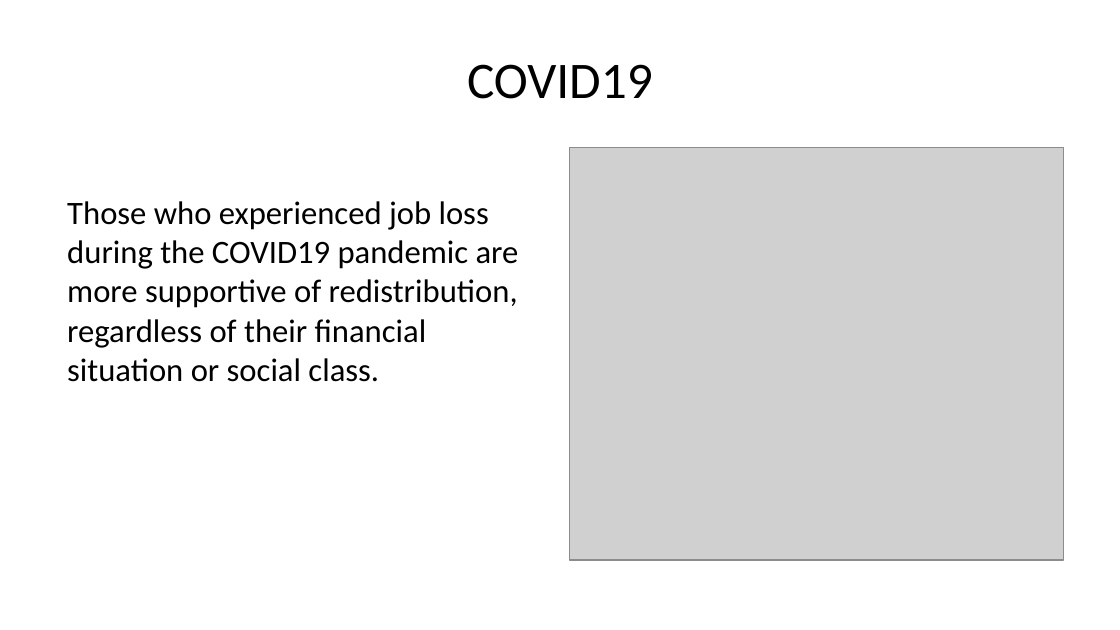
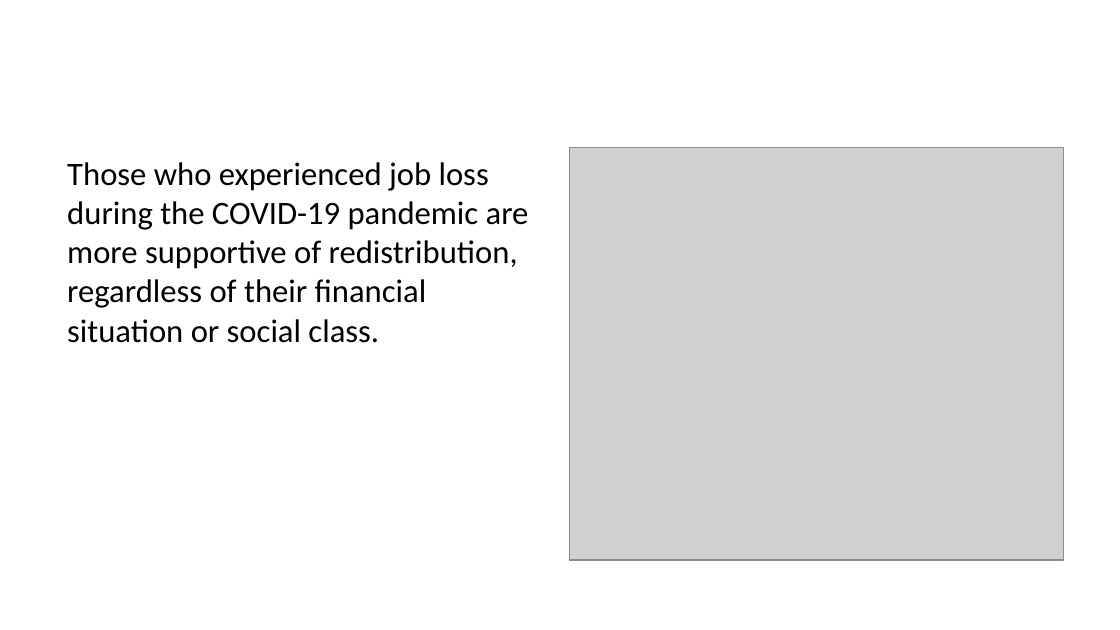
Before and after one commit to danielcapistrano/cfi_redistribution, a slide deck: slide 23 of docs/presentation.pptx (slide 21 before the commit). Drawn at 1120x630 pixels with LibreOffice and Linux fonts; fonts in the diff are those of the drawing; grey boxes stand for pictures. Boxes give left, top, right and bottom in pixels: in the first picture for what was removed or moved away, otherwise in the second. Text is boxed around its words. In the diff, an @@ line names an element or a change of style, - is before the commit and + after.

```diff
--- a/docs/presentation.pptx
+++ b/docs/presentation.pptx
@@ title removed at (x1=467, y1=64, x2=653, y2=99) @@
-COVID19
@@ text at (x1=67, y1=162, x2=529, y2=343): text changed @@
-Those who experienced job loss during the COVID19 pandemic are more supportive of redistribution, regardless of their financial situation or social class.
+Those who experienced job loss during the COVID-19 pandemic are more supportive of redistribution, regardless of their financial situation or social class.
```
Also in this commit, not shown: 13 other slides changed, 14 slides added, 11 slides removed, 41 other files.
